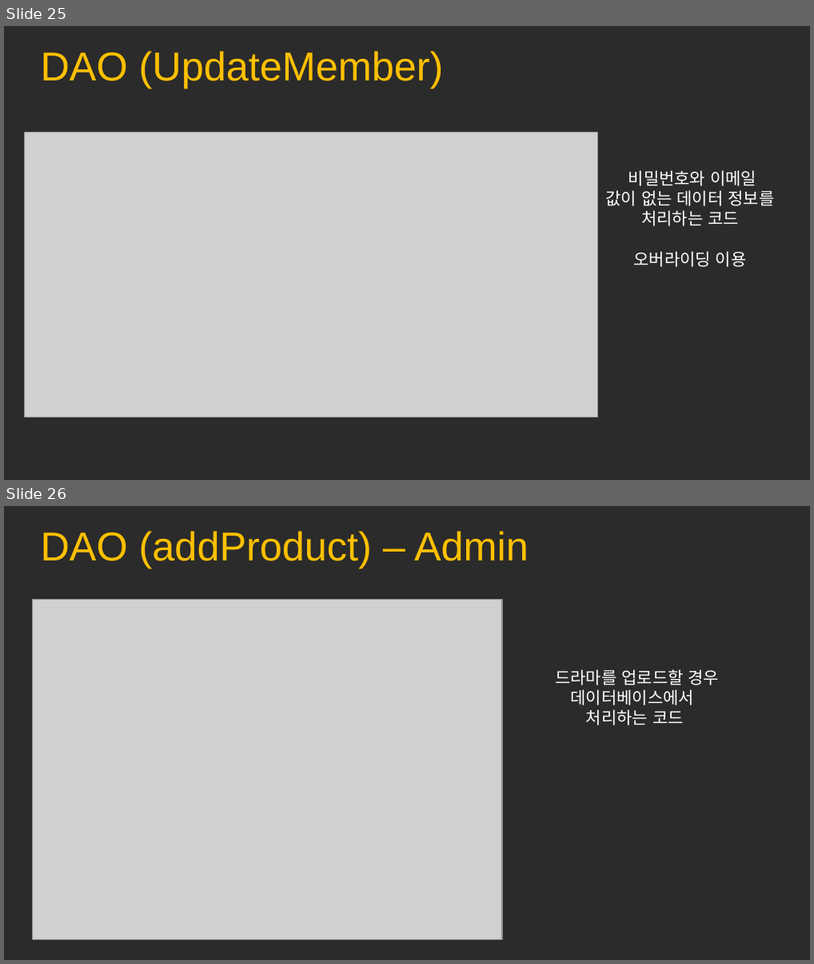
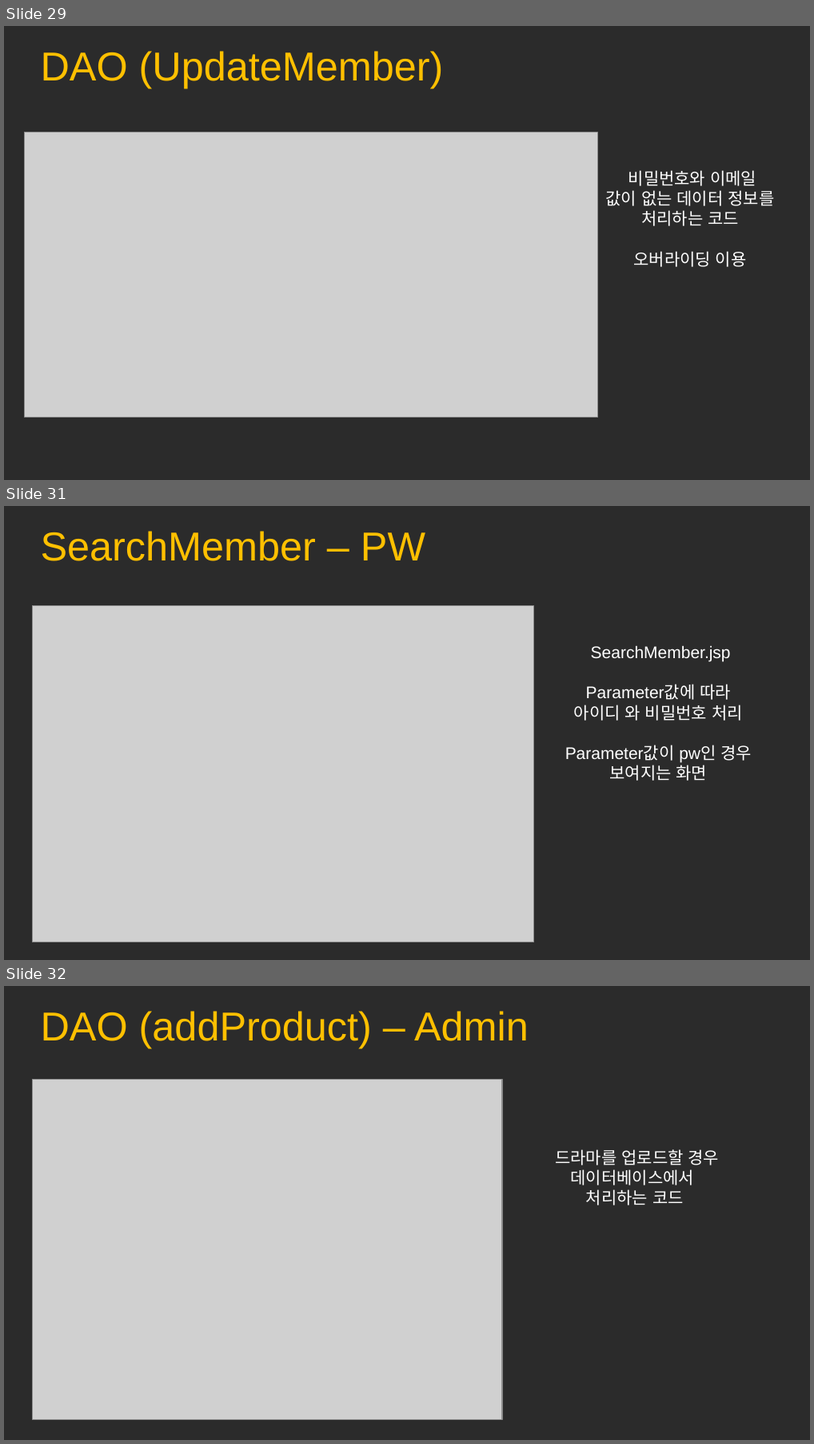
Before and after one commit to mina0502/portfolio, a slide deck: Drama/ppt/JSP.pptx. Shown one above the other, each under a label of ours: slides 25 and 26 before the commit, slides 29, 31 and 32 after it; the slides between them are not shown. The pictures are 814x964 and 814x1444 pixels, drawn with LibreOffice and Linux fonts; fonts in the diff are those of the drawing; grey boxes stand for pictures; background and template pictures are left out; a plain dark background stands for a picture behind light text. Boxes give left, top, right and bottom in pixels: in the first picture for what was removed or moved away, otherwise in the second. Text is boxed around its words. In the diff, an @@ line names an element or a change of style, - is before the commit and + after.

```diff
--- a/Drama/ppt/JSP.pptx
+++ b/Drama/ppt/JSP.pptx
@@ slide 31 added at (x1=4, y1=506, x2=810, y2=960), background picture (left out) @@
@@ text added at (x1=41, y1=531, x2=426, y2=561), 36 pt, text #FFC000 @@
+SearchMember – PW
@@ picture added at (x1=32, y1=606, x2=534, y2=942) @@
@@ text added at (x1=566, y1=645, x2=752, y2=780), 15 pt, text #FFFFFF @@
+SearchMember.jsp
+Parameter값에 따라
+아이디 와 비밀번호 처리
+Parameter값이 pw인 경우
+보여지는 화면
@@ what was slide 25 is now slide 29 @@
@@ what was slide 26 is now slide 32 @@
```
Also in this commit, not shown: 1 slide changed, 8 other slides added, 1 slide removed.
